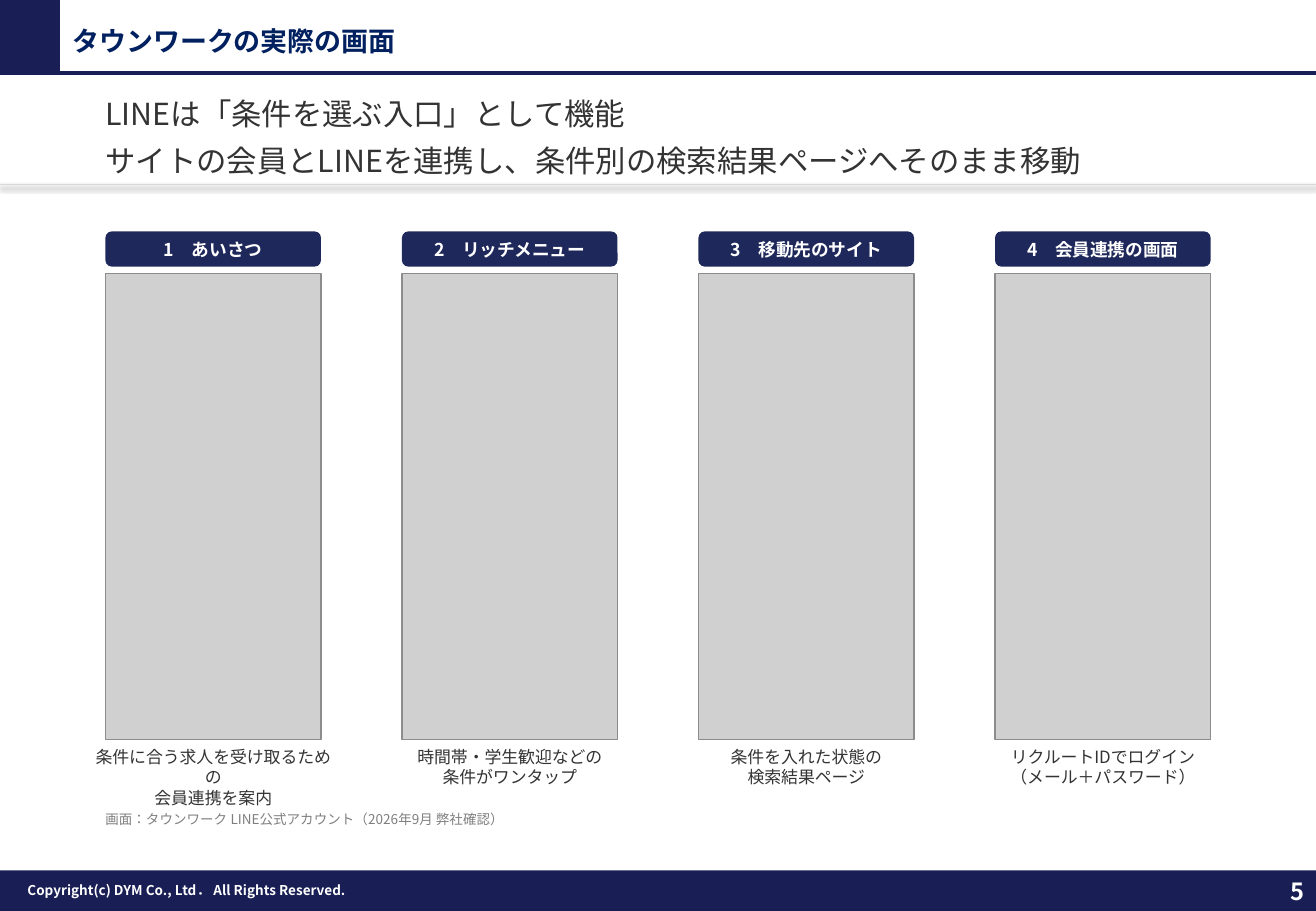
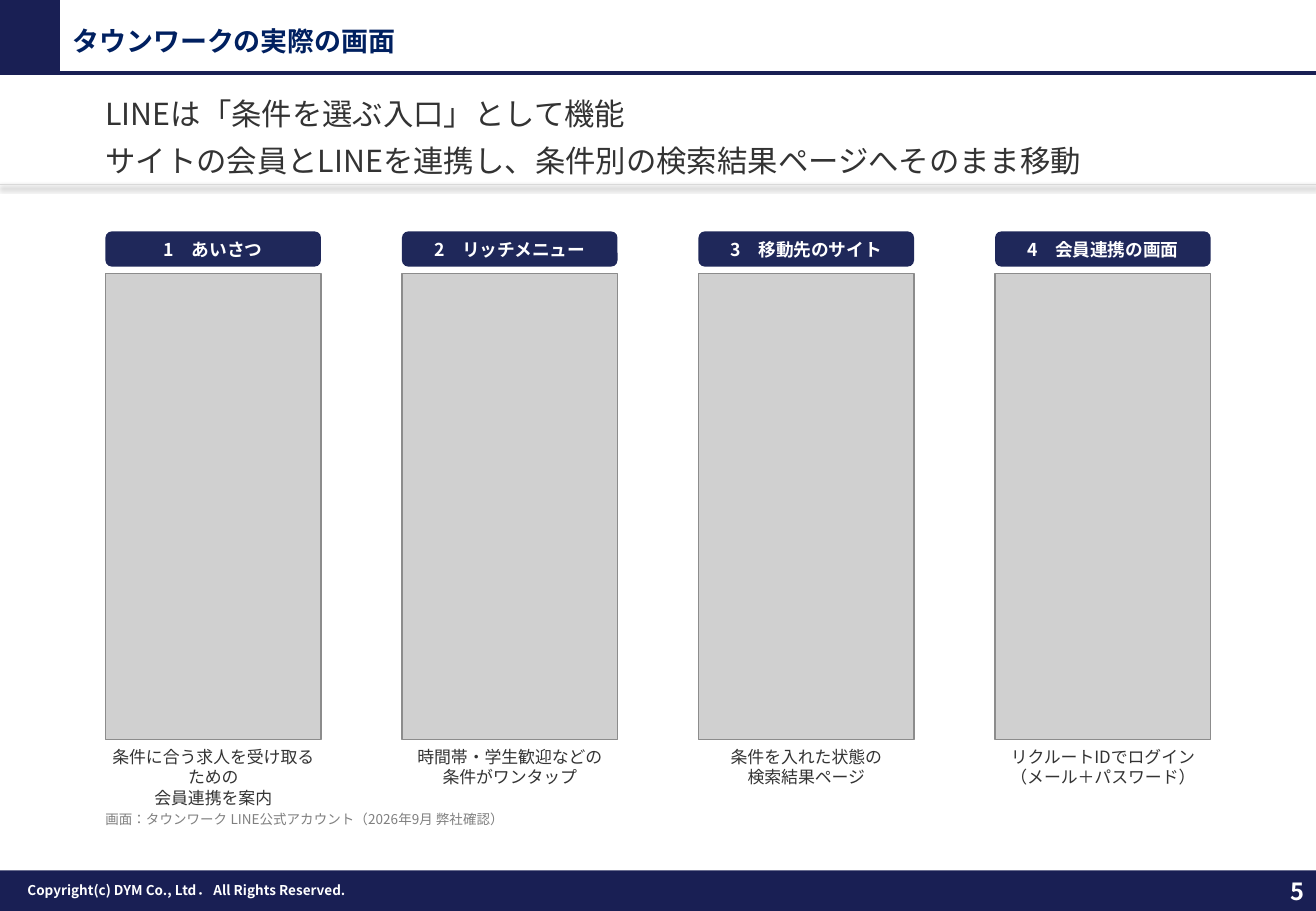
Before and after one commit to tonomura-r-dev/folder, a slide deck: slide 5 of 20260929_チェングロウス_LINE公式アカウント運用のご提案ver4.1.pptx. Drawn at 1316x911 pixels with LibreOffice and Linux fonts; fonts in the diff are those of the drawing; grey boxes stand for pictures; background and template pictures are left out. Boxes give left, top, right and bottom in pixels: in the first picture for what was removed or moved away, otherwise in the second. Text is boxed around its words. In the diff, an @@ line names an element or a change of style, - is before the commit and + after.

```diff
--- a/20260929_チェングロウス_LINE公式アカウント運用のご提案ver4.1.pptx
+++ b/20260929_チェングロウス_LINE公式アカウント運用のご提案ver4.1.pptx
@@ text at (x1=112, y1=749, x2=314, y2=784): text changed @@
-条件に合う求人を受け取るための
+条件に合う求人を受け取る
+ための
```
Also in this commit, not shown: 11 other slides changed, 1 other file.
